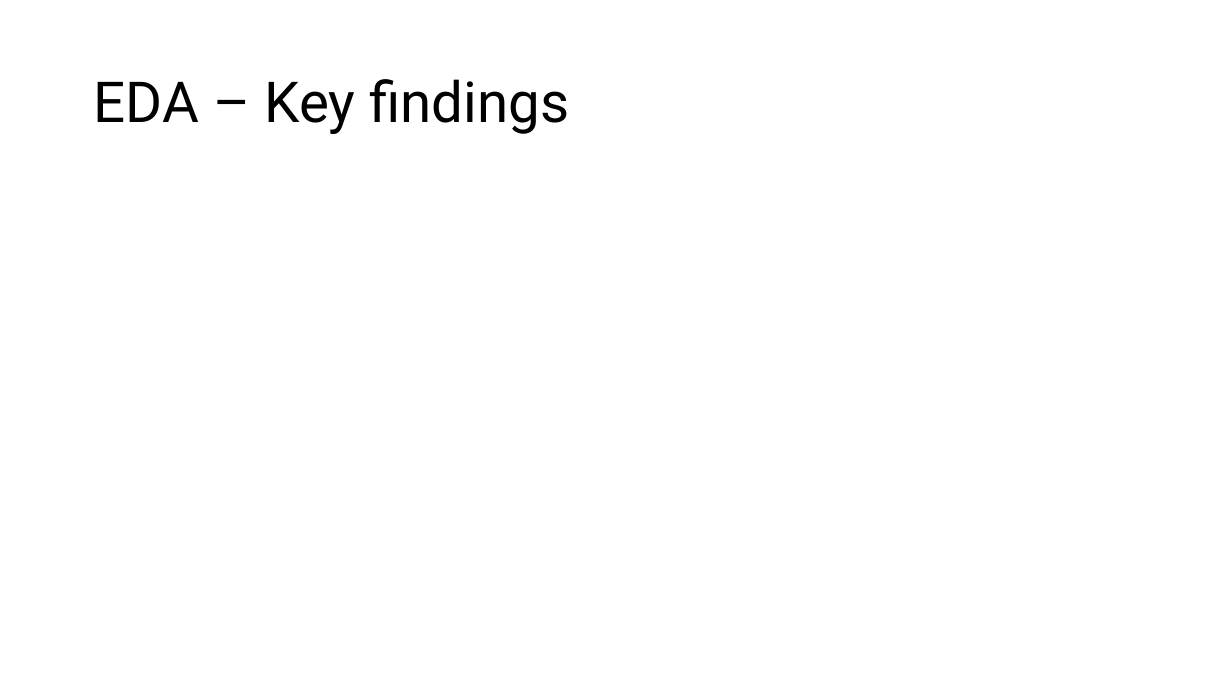
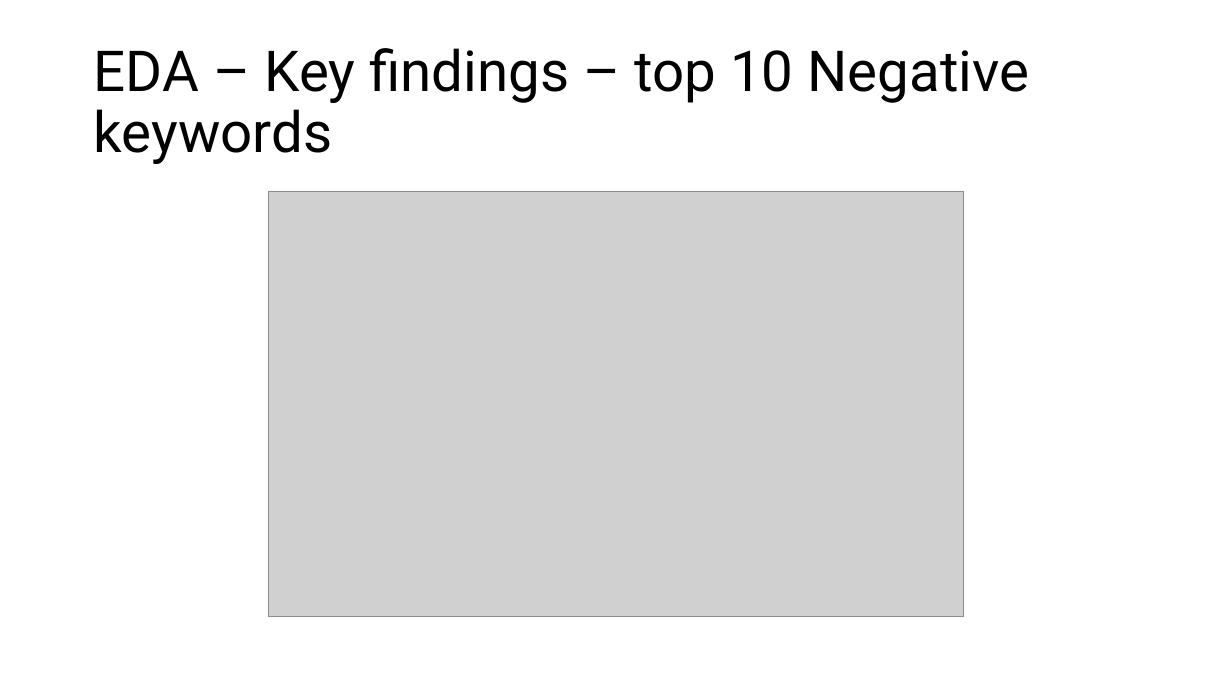
Before and after one commit to mramsundar/IITM-Graded-Projects, a slide deck: slide 6 of Week 31/Week 31 Summary Presentation.pptx. Drawn at 1232x693 pixels with LibreOffice and Linux fonts; fonts in the diff are those of the drawing; grey boxes stand for pictures. Boxes give left, top, right and bottom in pixels: in the first picture for what was removed or moved away, otherwise in the second. Text is boxed around its words. In the diff, an @@ line names an element or a change of style, - is before the commit and + after.

```diff
--- a/Week 31/Week 31 Summary Presentation.pptx
+++ b/Week 31/Week 31 Summary Presentation.pptx
@@ title at box(94, 48, 1030, 164): text changed @@
-EDA – Key findings
+EDA – Key findings – top 10 Negative keywords
@@ picture added at box(269, 192, 963, 617) @@
```
Also in this commit, not shown: 4 other slides changed, 2 other files.
